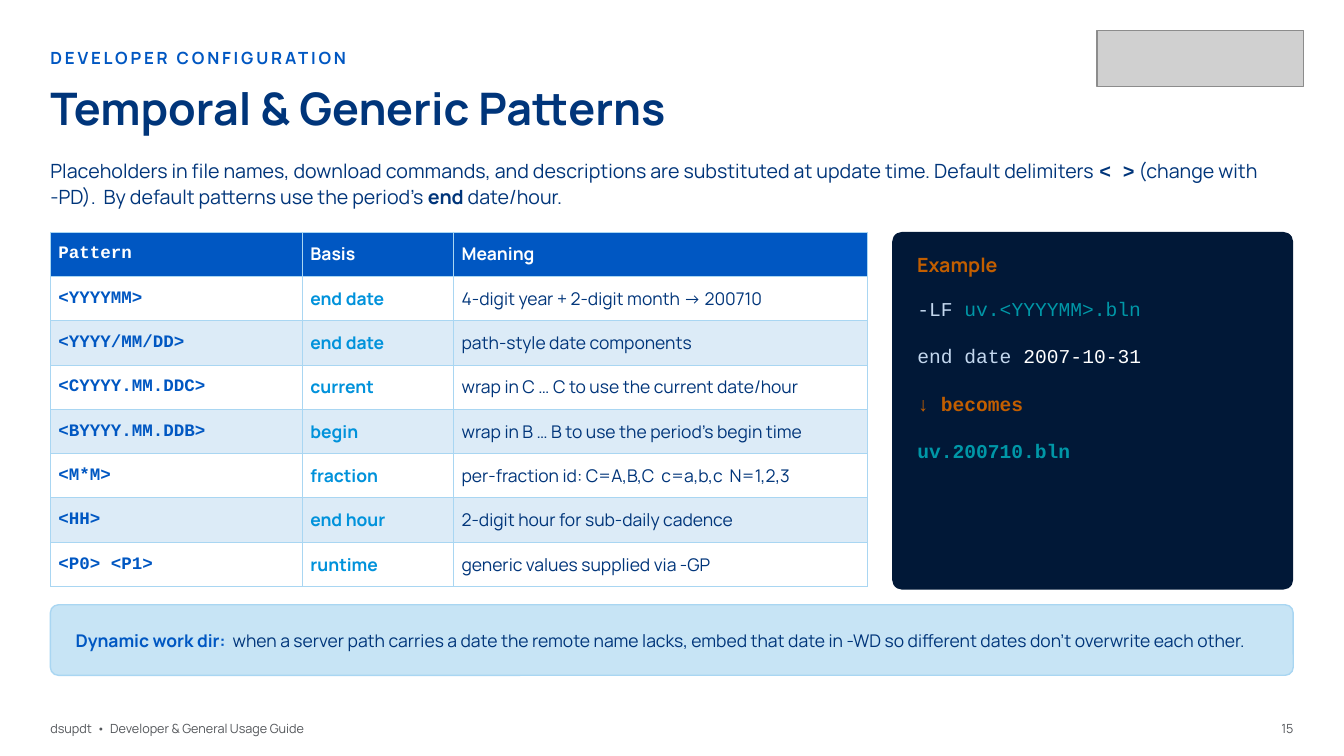
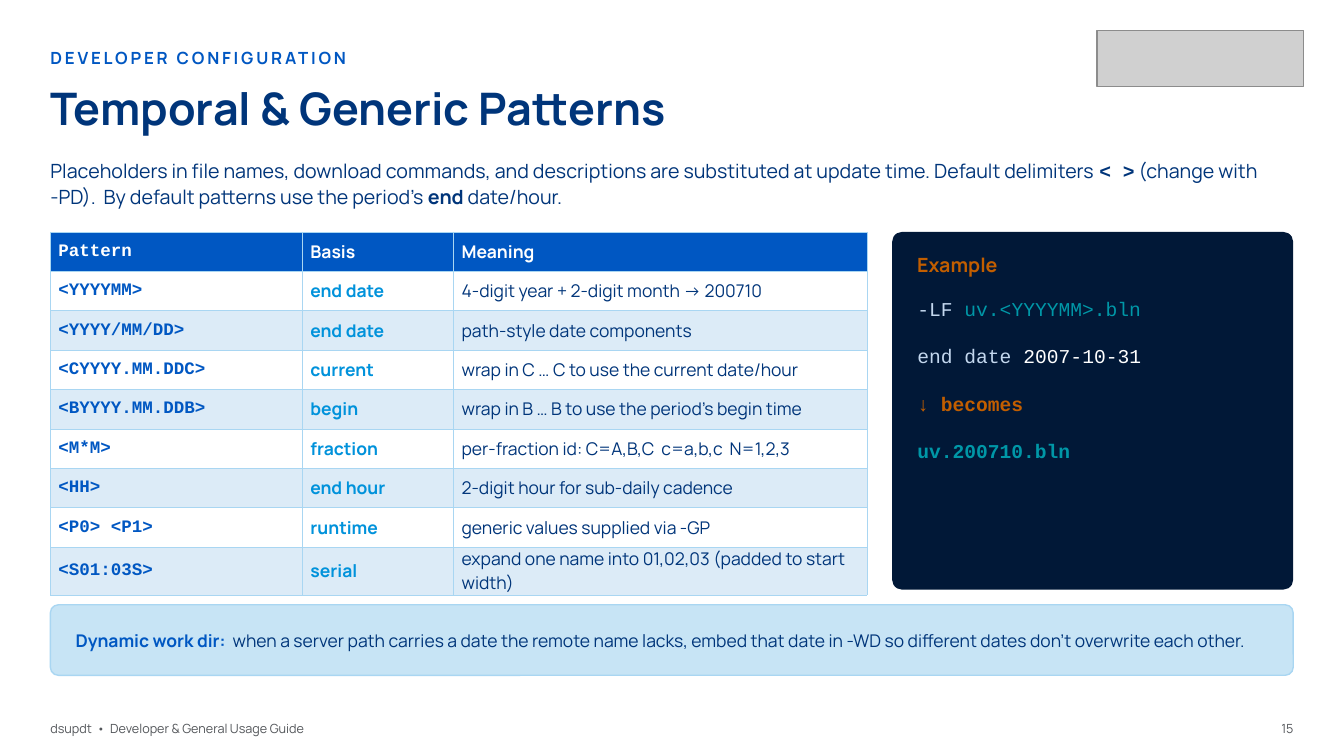
Before and after one commit to NCAR/rda-python-dsupdt, a slide deck: slide 16 of docs/slides/dsupdt_guide.pptx. Drawn at 1344x756 pixels with LibreOffice and Linux fonts; fonts in the diff are those of the drawing; grey boxes stand for pictures. Boxes give left, top, right and bottom in pixels: in the first picture for what was removed or moved away, otherwise in the second. Text is boxed around its words. In the diff, an @@ line names an element or a change of style, - is before the commit and + after.

Commit message:
document <S..S> serial pattern in usg + slides; bump to 3.0.16

```diff
--- a/docs/slides/dsupdt_guide.pptx
+++ b/docs/slides/dsupdt_guide.pptx
@@ table at (x1=50, y1=232, x2=867, y2=596) @@
+row 9: <S01:03S> | serial | expand one name into 01,02,03 (padded to start width)
```
Also in this commit, not shown: 5 other files.
